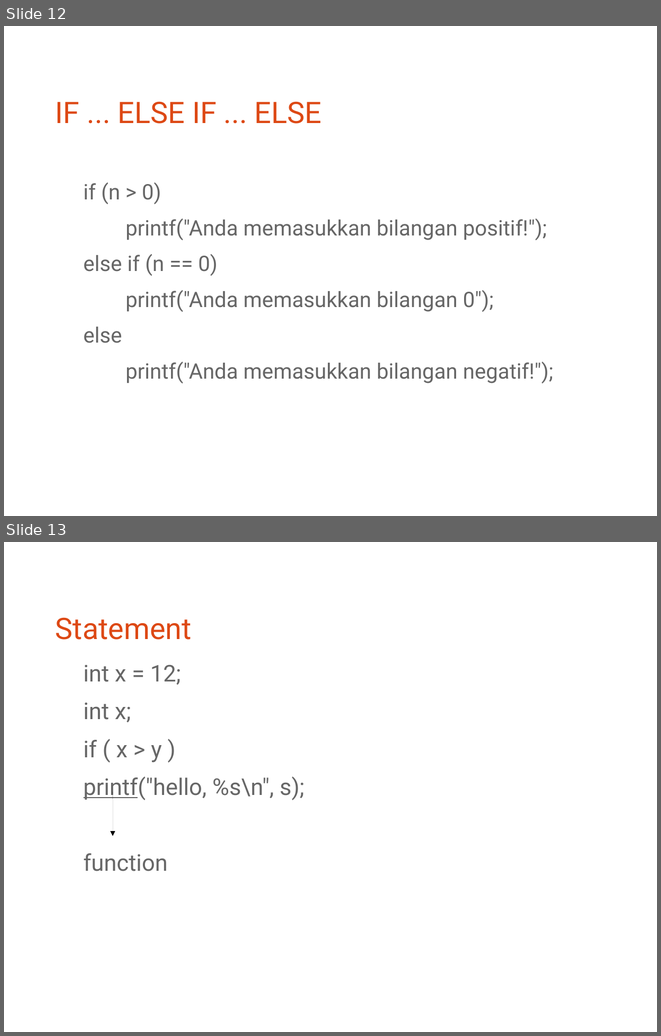
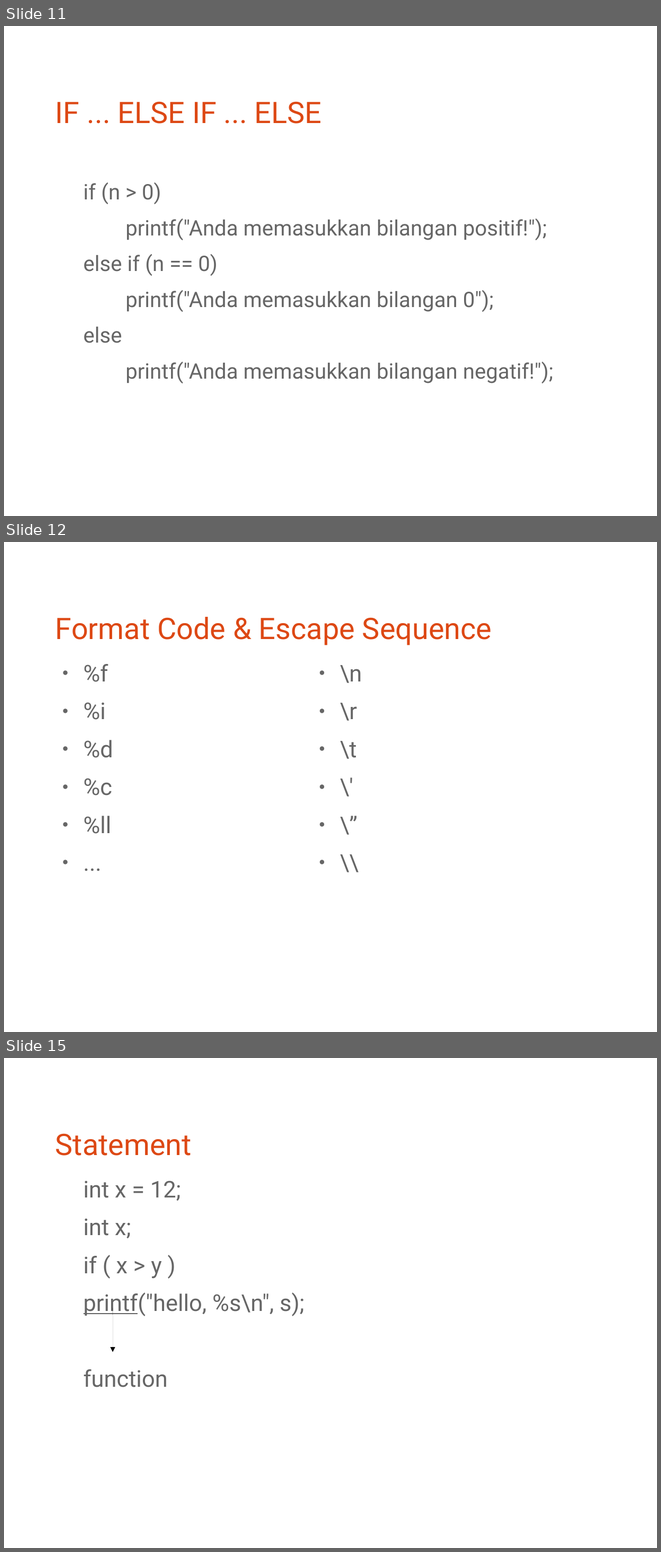
Before and after one commit to bagustris/prokom-tf, a slide deck: prokom1.odp. Shown one above the other, each under a label of ours: slides 12 and 13 before the commit, slides 11, 12 and 15 after it; the slides between them are not shown. The pictures are 661x1036 and 661x1552 pixels, drawn with LibreOffice and Linux fonts; fonts in the diff are those of the drawing. Boxes give left, top, right and bottom in pixels: in the first picture for what was removed or moved away, otherwise in the second. Text is boxed around its words. In the diff, an @@ line names an element or a change of style, - is before the commit and + after.

```diff
--- a/prokom1.odp
+++ b/prokom1.odp
@@ slide 12 added at (4,542,657,1032), background #FFFFFF @@
@@ title added at (55,617,492,645), 36 pt, text #DD4814 @@
+Format Code & Escape Sequence
@@ text added at (84,664,113,834), 28 pt, text #666666 @@
+● %f
+● %i
+● %d
+● %c
+● %ll
+● ...
@@ text added at (340,665,362,759), 28 pt, text #666666 @@
+● \n
+● \r
+● \t
+● \'
+● \”
+● \\
@@ what was slide 12 is now slide 11 @@
@@ what was slide 13 is now slide 15 @@
```
Also in this commit, not shown: 2 slides changed, 2 other slides added, 1 slide removed.
